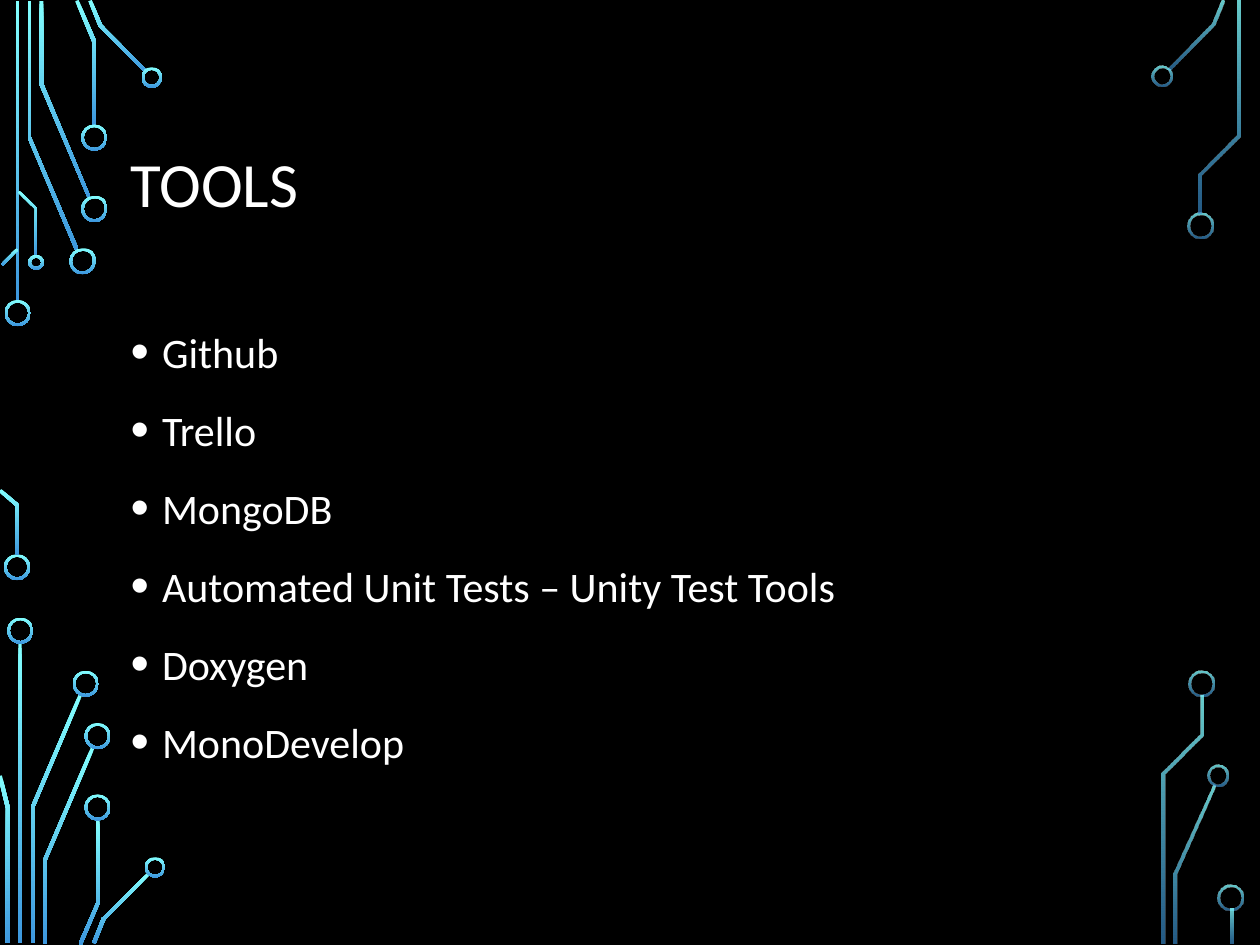
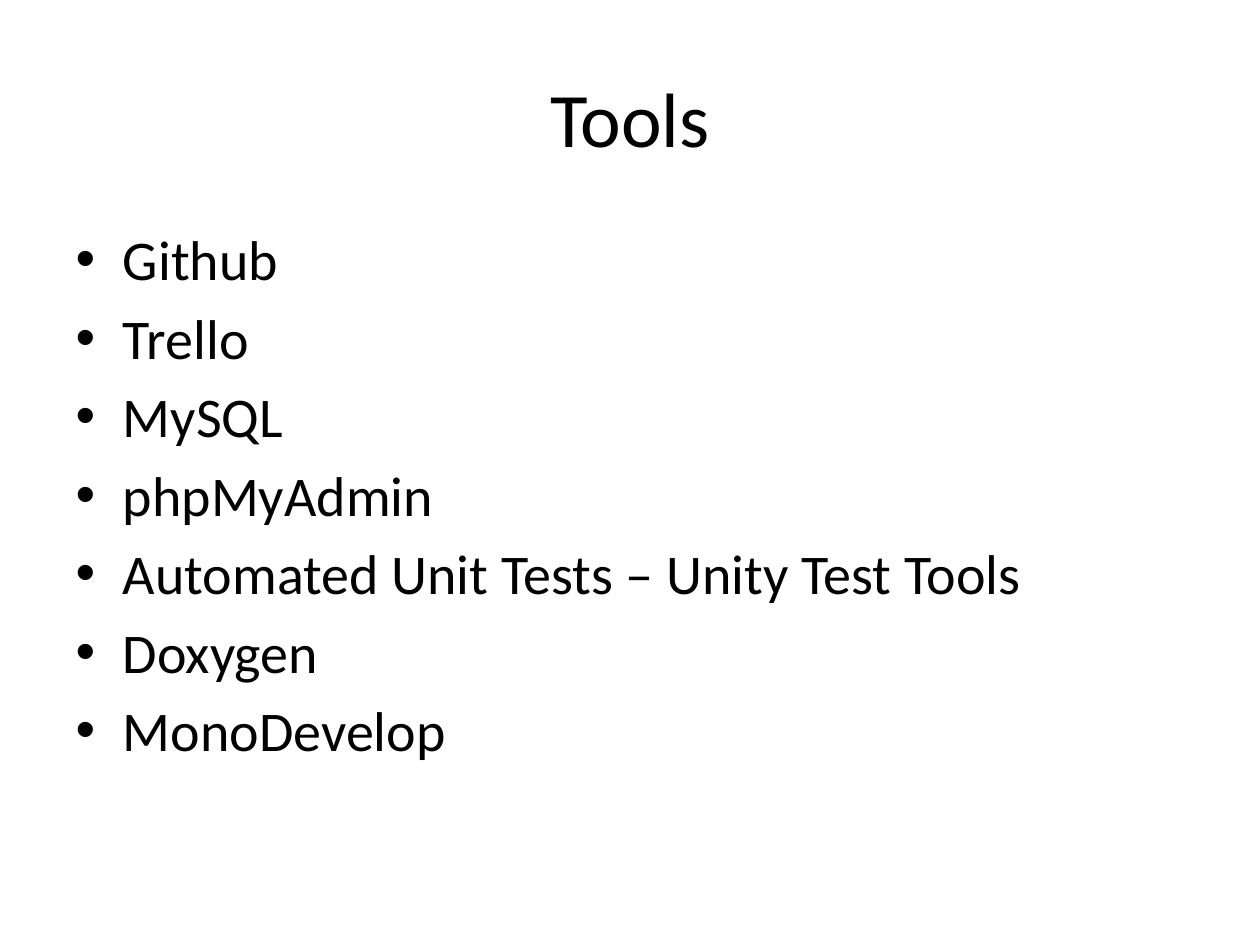
Before and after one commit to sperry94/ANST_Project, a slide deck: slide 2 of AOT2ProjectPresentation.pptx. Drawn at 1260x945 pixels with LibreOffice and Linux fonts; fonts in the diff are those of the drawing; background and template pictures are left out. Boxes give left, top, right and bottom in pixels: in the first picture for what was removed or moved away, otherwise in the second. Text is boxed around its words. In the diff, an @@ line names an element or a change of style, - is before the commit and + after.

```diff
--- a/AOT2ProjectPresentation.pptx
+++ b/AOT2ProjectPresentation.pptx
@@ background picture (left out) to #FFFFFF @@
@@ title at (x1=550, y1=93, x2=710, y2=148): text changed; size 36 to 44 pt; text colour #FFFFFF to #000000 @@
-TOOLS
+Tools
@@ text "Github" moved from (x1=162, y1=338, x2=835, y2=765) to (x1=123, y1=241, x2=1020, y2=760) @@
@@ text at (x1=123, y1=241, x2=1020, y2=760): size 24 to 32 pt, text colour #FFFFFF to #000000 in "Github", "Trello", "Automated Unit Tests – Unity Test Tools", "Doxygen" and 1 more places; indent changed; line spacing 1.2 to 1; less space between paragraphs @@
@@ text at (x1=123, y1=400, x2=433, y2=525): text changed; size 24 to 32 pt; text colour #FFFFFF to #000000 @@
-• MongoDB
+• MySQL
+• phpMyAdmin
@@ group removed at (x1=0, y1=0, x2=1244, y2=945): 33 freeform shapes, 3 rectangles @@
```
Also in this commit, not shown: 10 other slides changed, 2 slides added.
